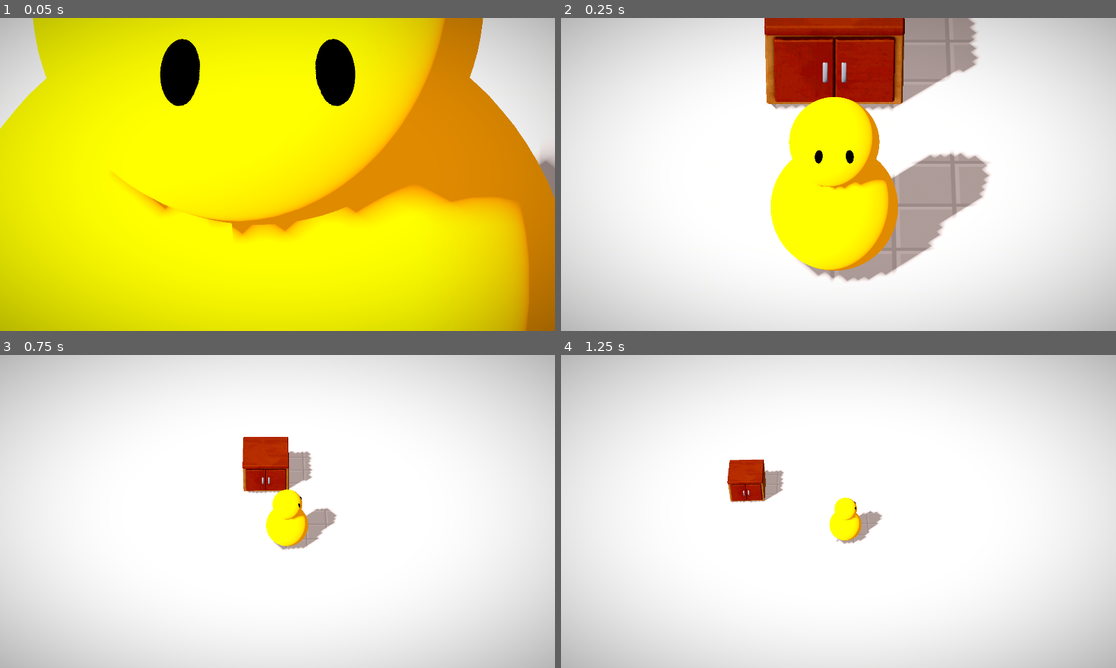
Above: before the commit, frames 1-4 (two rows, left to right).
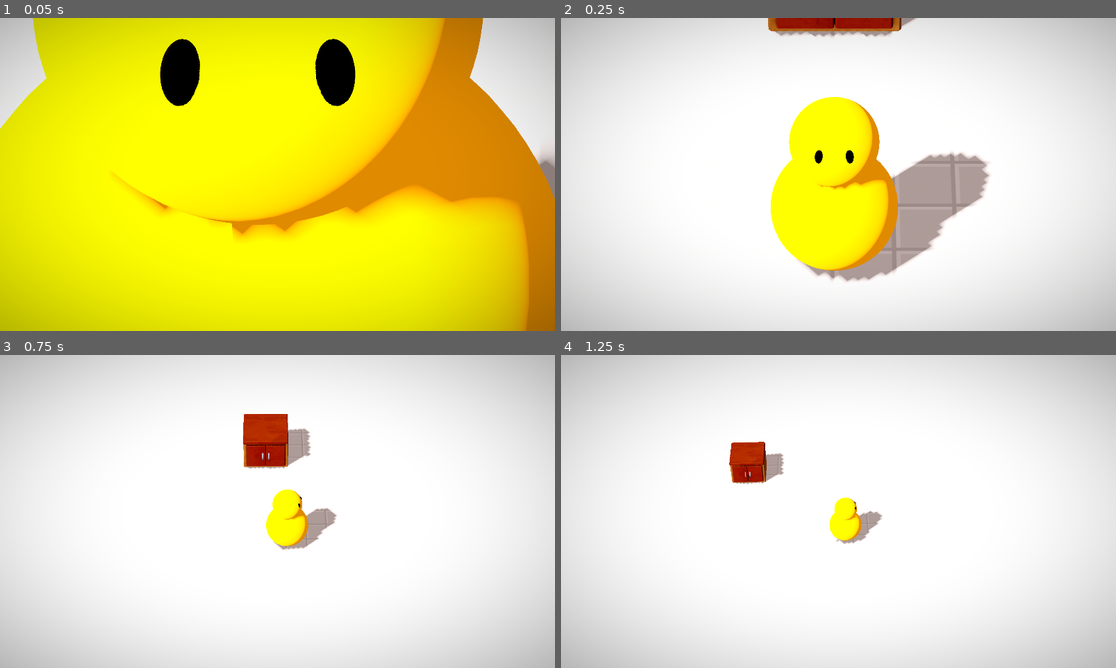
Above: after the commit, the same moments.

Repository: TrueMishamol/godot_kitchen_chaos
Game: Godot game, scene res://levels/game_scene.tscn
The game is run twice, just before and just after one commit, with the same random seed, the same clock (stepped at 60 frames per second) and the same inputs.
Inputs (mouse positions are in pixels of both pictures, inside the frame that each line leads up to):
- Up to frame 1 (0.05 s): no input
- Up to frame 2 (0.25 s): no input
- Up to frame 3 (0.75 s): tap Enter (ui_accept) at 0.5 s; move the mouse to (399, 495) at 0.52 s; hold D (right) from 0.53 s (still down); tap E (interact) at 0.6 s; click (399, 495) at 0.67 s
- Up to frame 4 (1.25 s): keep holding D (right); tap Enter (ui_accept) at 0.77 s

Frame 1 is identical in both runs. In frame 2, 9.2% of the frame differs, in the area x 36-76%, y 0-30%; in frame 3, 2.3%; in frame 4, 1.4%.

Commit message:
Counter node

Diff:
--- a/levels/game_scene.tscn
+++ b/levels/game_scene.tscn
@@ -8,7 +8,7 @@
 [ext_resource type="Script" path="res://scripts/camera_shake.gd" id="5_b38jn"]
 [ext_resource type="Script" path="res://addons/phantom_camera/scripts/phantom_camera/phantom_camera_3D.gd" id="6_oaf6v"]
 [ext_resource type="Resource" uid="uid://x08nkug8rot1" path="res://visual/enviroment/phantom_camera_resource.tres" id="7_ur1ug"]
-[ext_resource type="PackedScene" uid="uid://cwo8y6cu6uh42" path="res://visual/prefabs_visuals/counters_visuals/clear_counter_visual_prefab.scn" id="9_87oha"]
+[ext_resource type="PackedScene" uid="uid://gjl6ihtwoqh7" path="res://nodes/counters/clear_counter.tscn" id="9_5pofm"]
 
 [sub_resource type="ShaderMaterial" id="ShaderMaterial_goeoh"]
 shader = ExtResource("4_f47hb")
@@ -21,9 +21,6 @@
 [sub_resource type="PlaneMesh" id="PlaneMesh_ih6li"]
 material = ExtResource("3_2g30f")
 size = Vector2(32, 32)
-
-[sub_resource type="BoxShape3D" id="BoxShape3D_exner"]
-size = Vector3(1.51172, 1.31616, 1.36133)
 
 [node name="GameScene" type="Node3D"]
 
@@ -52,7 +49,7 @@
 
 [node name="Camera3D" type="Camera3D" parent="." node_paths=PackedStringArray("camera")]
 transform = Transform3D(1, 0, 0, 0, 0.707107, 0.707107, 0, -0.707107, 0.707107, 0, 21, 21)
-fov = 12.7768
+fov = 25.0
 script = ExtResource("5_b38jn")
 camera = NodePath(".")
 noise_shake_speed = 6.0
@@ -79,13 +76,5 @@
 inactive_update_mode = 0
 camera_3D_resource = ExtResource("7_ur1ug")
 
-[node name="ClearCounter" type="StaticBody3D" parent="."]
-transform = Transform3D(1, 0, 0, 0, 1, 0, 0, 0, 1, 0, 0, -2.81171)
-collision_layer = 4
-collision_mask = 0
-
-[node name="ClearCounter_Visual" parent="ClearCounter" instance=ExtResource("9_87oha")]
-
-[node name="CollisionShape3D" type="CollisionShape3D" parent="ClearCounter"]
-transform = Transform3D(1, 0, 0, 0, 1, 0, 0, 0, 1, 0, 0.628459, 0.0283813)
-shape = SubResource("BoxShape3D_exner")
+[node name="ClearCounter" parent="." instance=ExtResource("9_5pofm")]
+transform = Transform3D(1, 0, 0, 0, 1, 0, 0, 0, 1, 0, 0, -4)
--- /dev/null
+++ b/nodes/counters/clear_counter.tscn
@@ -0,0 +1,16 @@
+[gd_scene load_steps=3 format=3 uid="uid://gjl6ihtwoqh7"]
+
+[ext_resource type="PackedScene" uid="uid://cwo8y6cu6uh42" path="res://visual/prefabs_visuals/counters_visuals/clear_counter_visual_prefab.scn" id="1_3g18m"]
+
+[sub_resource type="BoxShape3D" id="BoxShape3D_exner"]
+size = Vector3(1.51172, 1.31616, 1.36133)
+
+[node name="ClearCounter" type="StaticBody3D"]
+collision_layer = 4
+collision_mask = 0
+
+[node name="ClearCounter_Visual" parent="." instance=ExtResource("1_3g18m")]
+
+[node name="CollisionShape3D" type="CollisionShape3D" parent="."]
+transform = Transform3D(1, 0, 0, 0, 1, 0, 0, 0, 1, 0, 0.628459, 0.0283813)
+shape = SubResource("BoxShape3D_exner")
Not shown: 1 places in levels/game_scene.tscn that only renumber resources
